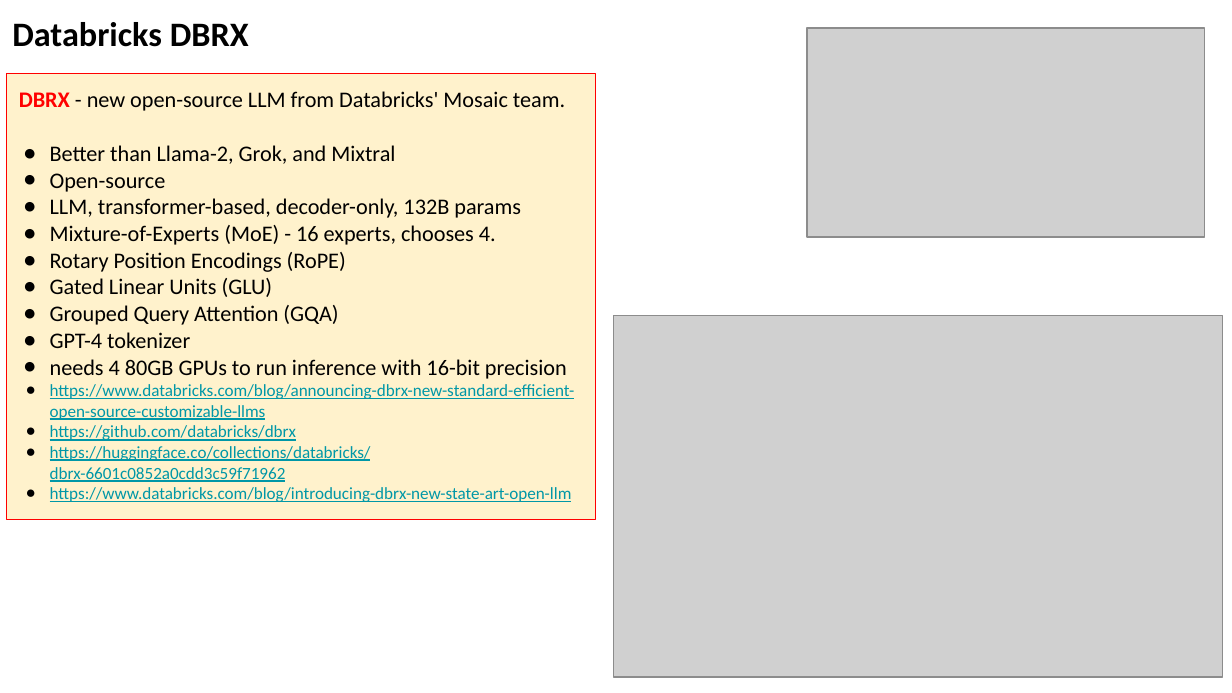
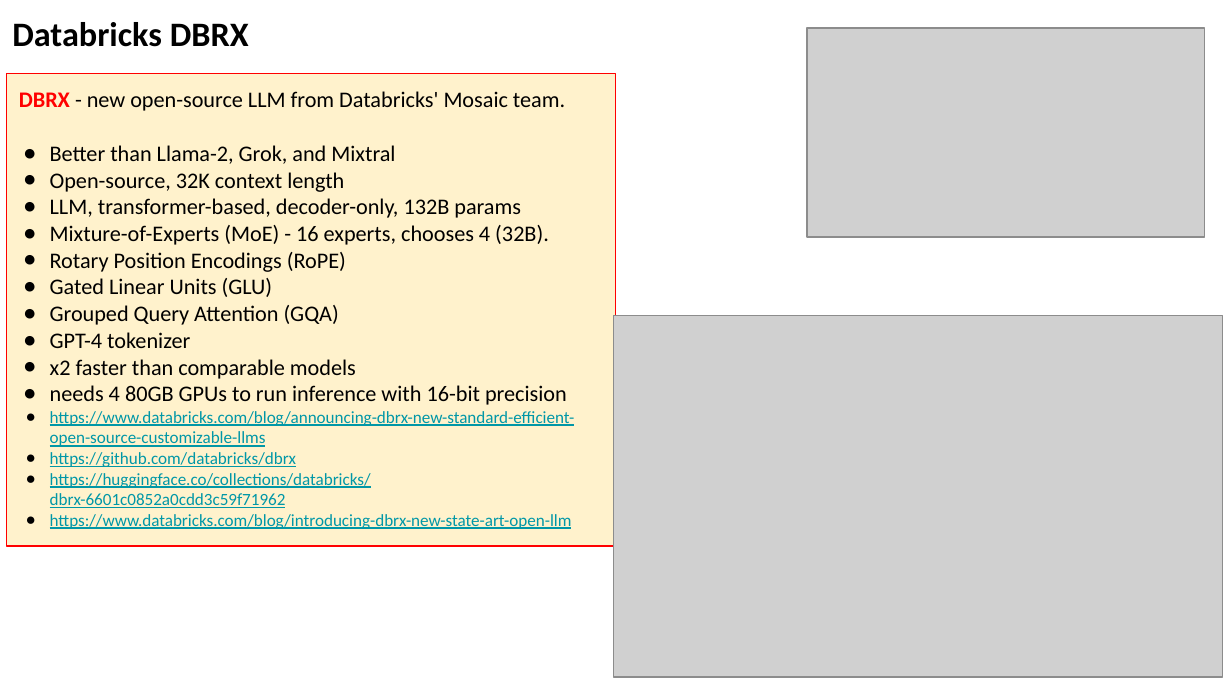
Before and after one commit to lselector/seminar, a slide deck: slide 7 of 2024/2024-03-29-AI-Updates.pptx. Drawn at 1232x693 pixels with LibreOffice and Linux fonts; fonts in the diff are those of the drawing; grey boxes stand for pictures. Boxes give left, top, right and bottom in pixels: in the first picture for what was removed or moved away, otherwise in the second. Text is boxed around its words. In the diff, an @@ line names an element or a change of style, - is before the commit and + after.

```diff
--- a/2024/2024-03-29-AI-Updates.pptx
+++ b/2024/2024-03-29-AI-Updates.pptx
@@ rectangle "DBRX - new open-source LLM ...": place and size @@
-rectangle "DBRX - new open-source LLM ..." at (6, 74, 595, 520)
+rectangle "DBRX - new open-source LLM ..." at (6, 74, 616, 547)
@@ text in rectangle at (50, 172, 344, 192): text changed @@
-● Open-source
+● Open-source, 32K context length
@@ text in rectangle at (50, 225, 549, 245): text changed @@
-● Mixture-of-Experts (MoE) - 16 experts, chooses 4.
+● Mixture-of-Experts (MoE) - 16 experts, chooses 4 (32B).
@@ text in rectangle at (50, 359, 356, 379): paragraph added @@
+● x2 faster than comparable models
```
Also in this commit, not shown: 4 other slides changed, 3 slides added, 1 slide removed.
